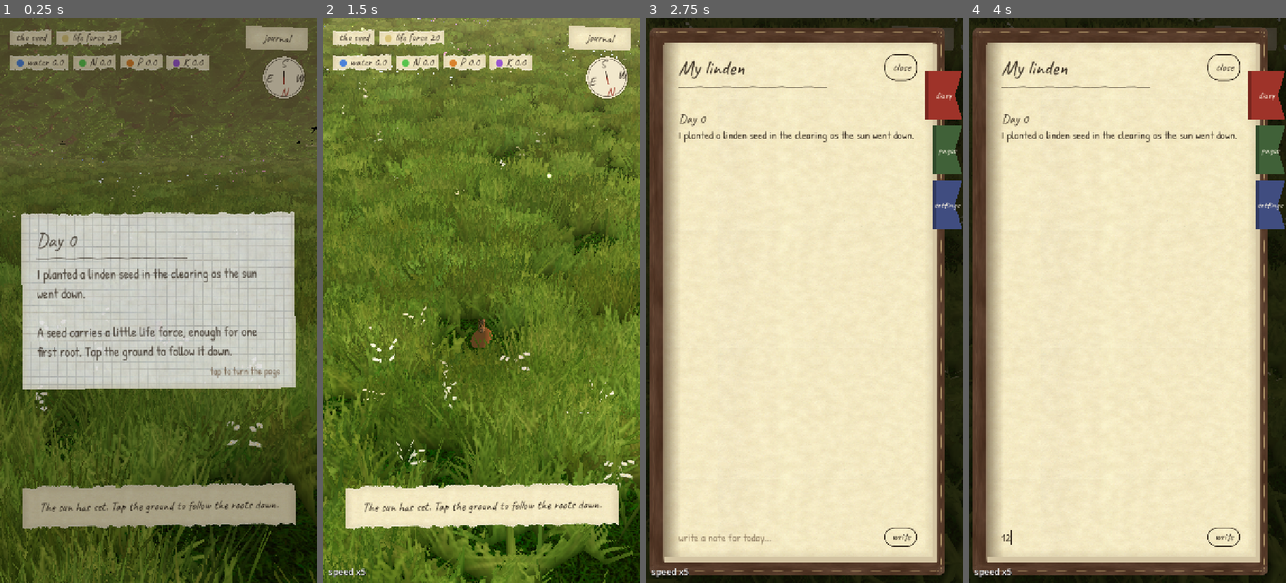
Above: before the commit, frames 1-4 (left to right).
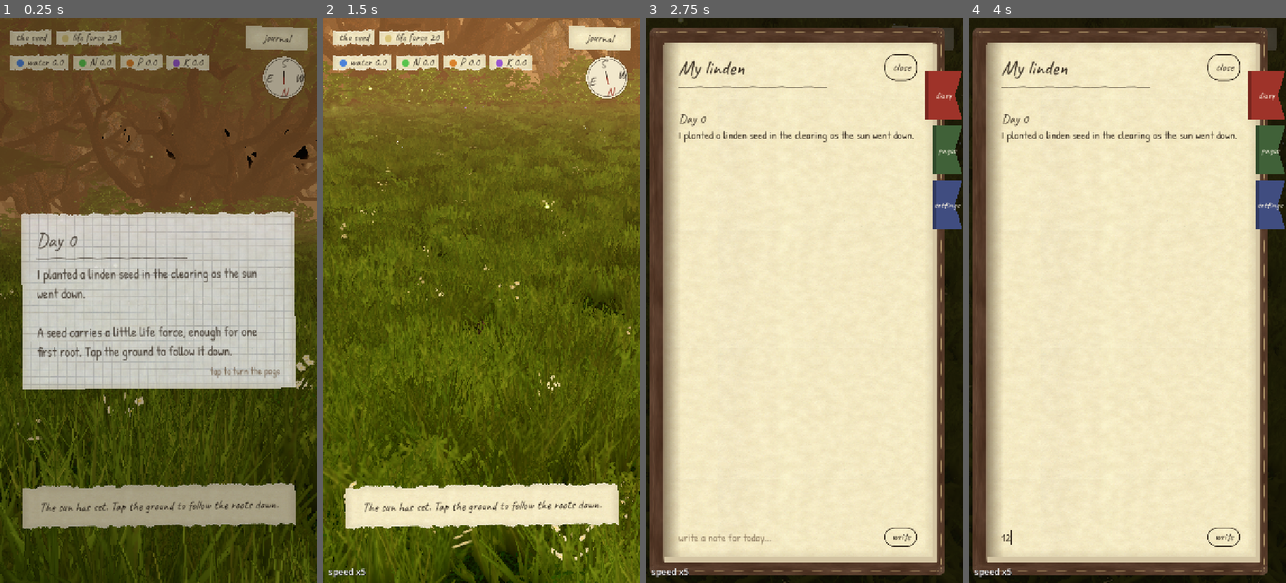
Above: after the commit, the same moments.

Repository: SimonSouleyman/gamdev
Game: Godot game, scene res://main.tscn
The game is run twice, just before and just after one commit, with the same random seed, the same clock (stepped at 60 frames per second) and the same inputs.
Inputs (mouse positions are in pixels of both pictures, inside the frame that each line leads up to):
- Up to frame 1 (0.25 s): no input
- Up to frame 2 (1.5 s): tap Enter at 0.5 s; move the mouse to (551, 272) at 0.52 s; hold Right (ui_right) 0.53-1.25 s; tap T at 0.6 s; click (551, 272) at 0.67 s; tap Space at 0.77, 1.07 s; drag from (418, 328) to (465, 413) at 1.27 s
- Up to frame 3 (2.75 s): move the mouse to (836, 176) at 2.02 s; hold Right (ui_right) from 2.03 s (still down); tap J at 2.1 s
- Up to frame 4 (4 s): release Right (ui_right) at 2.75 s; click (1105, 537) at 2.77 s; type "12" at 2.85 s; click "journal" at 3.5 s

The runs differ from the first frame. In frame 1, 27% of the frame differs, in the area x 0-100%, y 0-100%; in frame 2, 60%; in frame 3, less than 0.1%; in frame 4, less than 0.1%.

Commit message:
QA round 3 (look): a tall forest with bare trunks and shaded depth, golden low-sun light and haze, soft dry and lush meadow patches, shade at the forest edge, sky visible above the trees, softer shadows, fuller hero crown, calmer wet patches and flowers
Co-Authored-By: Claude Opus 5.5 (1M context) <noreply@anthropic.com>

Diff:
--- a/Tree/tree/grass_card.gdshader
+++ b/Tree/tree/grass_card.gdshader
@@ -30,5 +30,5 @@
 	ALPHA_ANTIALIASING_EDGE = 0.3;
 	ROUGHNESS = 0.85;
 	SPECULAR = 0.2;
-	BACKLIGHT = tex.rgb * 0.45 * (1.0 - UV.y);
+	BACKLIGHT = tex.rgb * 0.15 * (1.0 - UV.y);
 }
--- a/Tree/tree/ground.gdshader
+++ b/Tree/tree/ground.gdshader
@@ -26,6 +26,8 @@
 	if (use_texture) {
 		col *= texture(ground_albedo, p * 0.5).rgb * 1.6;
 	}
+	// Shade under the forest edge: the ground darkens toward the trees.
+	col *= mix(1.0, 0.4, smoothstep(16.0, 21.0, length(p)));
 	ALBEDO = col;
 	ROUGHNESS = 0.95;
 	SPECULAR = 0.2;
--- a/Tree/tree/meadow.gd
+++ b/Tree/tree/meadow.gd
@@ -26,7 +26,7 @@
 		var r: float = h["radius"]
 		match str(h["kind"]):
 			"damp":
-				_wet_patch(p, r * 1.2, Color(0.14, 0.22, 0.1), 0.6)
+				_wet_patch(p, r * 1.2, Color(0.1, 0.13, 0.07), 0.8)
 			"rushes":
 				_scatter(p, r, 18, func(q: Vector3) -> void: _blade(q, _rng.randf_range(0.45, 0.8), 0.012, _mats["rush"]))
 			"clover":
--- a/Tree/tree/scenery.gd
+++ b/Tree/tree/scenery.gd
@@ -58,14 +58,14 @@
 ## species, different heights and greens). Broadleaves are grown by the real growth model with
 ## their own shape; the spruce is built directly. Each kind has its own bark and leaf colour.
 const KINDS: Array[Dictionary] = [
-	{"name": "oak", "apical": 0.03, "crown": 12.0, "photo": 0.3, "nodes": 380, "bark": Color(0.42, 0.37, 0.32), "leaf": Color(0.5, 0.62, 0.36), "card": 0.46, "scale": Vector2(1.5, 2.2)},
-	{"name": "beech", "apical": 0.07, "crown": 9.0, "photo": 0.4, "nodes": 340, "bark": Color(0.75, 0.74, 0.7), "leaf": Color(0.66, 0.8, 0.42), "card": 0.42, "scale": Vector2(1.6, 2.3)},
-	{"name": "birch", "apical": 0.22, "crown": 4.5, "photo": 0.45, "nodes": 280, "bark": Color(1.45, 1.42, 1.35), "leaf": Color(0.8, 0.92, 0.5), "card": 0.32, "scale": Vector2(1.6, 2.2)},
-	{"name": "linden", "apical": 0.1, "crown": 12.0, "photo": 0.5, "nodes": 330, "bark": Color(0.55, 0.47, 0.38), "leaf": Color(0.58, 0.72, 0.4), "card": 0.42, "scale": Vector2(1.4, 2.0)},
-	{"name": "spruce", "spruce": true, "bark": Color(0.4, 0.33, 0.28), "leaf": Color(0.36, 0.5, 0.36), "card": 0.55, "scale": Vector2(1.0, 1.6)},
+	{"name": "oak", "apical": 0.03, "crown": 12.0, "photo": 0.3, "nodes": 380, "bark": Color(0.42, 0.37, 0.32), "leaf": Color(0.5, 0.62, 0.36), "card": 0.26, "scale": Vector2(2.6, 3.4)},
+	{"name": "beech", "apical": 0.07, "crown": 9.0, "photo": 0.4, "nodes": 340, "bark": Color(0.75, 0.74, 0.7), "leaf": Color(0.66, 0.8, 0.42), "card": 0.24, "scale": Vector2(2.7, 3.6)},
+	{"name": "birch", "apical": 0.22, "crown": 4.5, "photo": 0.45, "nodes": 280, "bark": Color(1.45, 1.42, 1.35), "leaf": Color(0.8, 0.92, 0.5), "card": 0.2, "scale": Vector2(2.6, 3.4)},
+	{"name": "linden", "apical": 0.1, "crown": 12.0, "photo": 0.5, "nodes": 330, "bark": Color(0.55, 0.47, 0.38), "leaf": Color(0.58, 0.72, 0.4), "card": 0.24, "scale": Vector2(2.5, 3.3)},
+	{"name": "spruce", "spruce": true, "bark": Color(0.4, 0.33, 0.28), "leaf": Color(0.36, 0.5, 0.36), "card": 0.45, "scale": Vector2(1.5, 2.1)},
 ]
 ## Bump when the forest generator changes, so cached meshes are regrown.
-const FOREST_CACHE_VERSION := 7
+const FOREST_CACHE_VERSION := 8
 
 
 func _grow_variant(seed: int, variant: int, bark: Material, leaf: Material) -> ArrayMesh:
@@ -140,7 +140,8 @@
 	var spots: Array[Transform3D] = []
 	var g := sim.graph
 	for id in range(2, g.size()):
-		if g.radii[id] >= 0.05:
+		# Bare lower trunks: leaves only in the upper crown, so the wood has depth and trunks.
+		if g.radii[id] >= 0.05 or g.positions[id].y < 0.35 * sim.height():
 			continue
 		var s: float = kind["card"] * local.randf_range(0.85, 1.2)
 		spots.append(Transform3D(Basis(Vector3.UP, local.randf() * TAU).scaled(Vector3.ONE * s), g.positions[id]))
@@ -188,7 +189,7 @@
 
 
 func _add_leaf_surface(mesh: ArrayMesh, spots: Array[Transform3D], tint: Color, local: RandomNumberGenerator) -> void:
-	var cluster := Foliage.cluster_mesh(5, 1.0, Assets.has_leaf_atlas()).surface_get_arrays(0)
+	var cluster := Foliage.cluster_mesh(8, 1.0, Assets.has_leaf_atlas()).surface_get_arrays(0)
 	var cv: PackedVector3Array = cluster[Mesh.ARRAY_VERTEX]
 	var cn: PackedVector3Array = cluster[Mesh.ARRAY_NORMAL]
 	var cu: PackedVector2Array = cluster[Mesh.ARRAY_TEX_UV]
@@ -272,7 +273,8 @@
 
 const BACKDROP_SHADER := """
 shader_type spatial;
-render_mode cull_front, depth_draw_opaque, fog_disabled;
+render_mode cull_front, depth_draw_opaque, unshaded;
+uniform vec3 tint = vec3(1.0);
 uniform sampler2D noise : filter_linear_mipmap, repeat_enable;
 void fragment() {
 	vec2 uv = vec2(UV.x * 6.0, UV.y);
@@ -283,7 +285,7 @@
 	ALPHA = smoothstep(line, line + 0.06, UV.y);
 	float trunk = smoothstep(0.55, 0.6, texture(noise, vec2(uv.x * 14.0, 0.7)).r) * smoothstep(0.55, 0.8, UV.y);
 	vec3 leaves = mix(vec3(0.07, 0.11, 0.06), vec3(0.16, 0.24, 0.11), crowns);
-	ALBEDO = mix(leaves, vec3(0.1, 0.08, 0.06), trunk * 0.6) * mix(1.0, 0.55, UV.y);
+	ALBEDO = mix(leaves, vec3(0.1, 0.08, 0.06), trunk * 0.6) * mix(1.0, 0.55, UV.y) * tint;
 	ROUGHNESS = 1.0;
 }
 """
@@ -400,8 +402,9 @@
 
 func _build_flowers() -> void:
 	var head := CylinderMesh.new()
-	head.top_radius = 0.018
-	head.bottom_radius = 0.011
+	head.top_radius = 0.011
+	head.bottom_radius = 0.007
+	head.radial_segments = 8
 	head.height = 0.012
 	head.radial_segments = 6
 	head.rings = 1
@@ -420,7 +423,7 @@
 		var center := Vector3(cos(a) * r, 0, sin(a) * r)
 		var col := palette[_rng.randi() % palette.size()]
 		for _f in range(FLOWERS / 60):
-			var p := center + Vector3(_rng.randf_range(-1.2, 1.2), _rng.randf_range(0.1, 0.28), _rng.randf_range(-1.2, 1.2))
+			var p := center + Vector3(_rng.randf_range(-1.2, 1.2), _rng.randf_range(0.04, 0.14), _rng.randf_range(-1.2, 1.2))
 			spots.append(Transform3D(Basis(Vector3.RIGHT, _rng.randf_range(-0.3, 0.3)).scaled(Vector3.ONE * _rng.randf_range(0.7, 1.3)), p))
 			colors.append(col * _rng.randf_range(0.9, 1.05))
 	mm.instance_count = spots.size()
@@ -561,6 +564,7 @@
 		var top := maxf(18.0, camera_pos.y + 14.0)
 		_wall.scale.y = top / 22.0
 		_wall.position.y = top * 0.5 - 2.0
+		(_wall.material_override as ShaderMaterial).set_shader_parameter("tint", Color(0.55, 0.6, 0.55).lerp(sun_color, 0.3) * (0.5 + 0.5 * clampf(h * 3.0, 0.0, 1.0)))
 	# Clouds: drift with the wind, white by day, warm and dim at the low sun.
 	var cloud_col := Color(1.0, 0.72, 0.55).lerp(Color(1, 1, 1), clampf(h * 3.0, 0.0, 1.0))
 	var bright := 0.35 + 0.75 * clampf(h * 2.5, 0.0, 1.0) if day else 0.3
--- a/Tree/tree/tree_view.gd
+++ b/Tree/tree/tree_view.gd
@@ -42,7 +42,7 @@
 ## PI: the camera stands north of the tree and looks south, toward the sun's arc,
 ## so sunrise (east) is on the left as on the sun arc chart.
 var _yaw: float = PI
-var _pitch: float = 0.3
+var _pitch: float = 0.15
 var _zoom: float = 1.0
 var _focus: Vector3 = Vector3(0, 0.6, 0)
 var _distance: float = 4.0
@@ -74,7 +74,7 @@
 
 
 func _ready() -> void:
-	_builder.radius_scale = 2.5
+	_builder.radius_scale = 3.2
 	_build_world()
 	_build_hud()
 	if get_parent() == get_tree().root:
@@ -128,9 +128,9 @@
 	_env.fog_density = 0.007
 	_env.fog_light_color = Color(0.45, 0.55, 0.5)
 	_env.fog_aerial_perspective = 0.85
-	_env.fog_sky_affect = 0.25
+	_env.fog_sky_affect = 0.05
 	_env.adjustment_enabled = true
-	_env.adjustment_saturation = 0.92
+	_env.adjustment_saturation = 1.0
 	_env.adjustment_contrast = 1.05
 	camera.environment = _env
 	add_child(camera)
@@ -294,7 +294,13 @@
 			var basis := Basis(Vector3.UP, rng.randf() * TAU).scaled(Vector3(w, h, w))
 			mm.set_instance_transform(i, Transform3D(basis, Vector3(cos(a) * d, -0.02, sin(a) * d)))
 			var v := rng.randf_range(0.82, 1.12)
-			mm.set_instance_color(i, Color(v * rng.randf_range(0.92, 1.06), v, v * rng.randf_range(0.85, 1.0)))
+			var pos := Vector2(cos(a) * d, sin(a) * d)
+			# Soft patches: dry yellowish, lush and dark green, shade under the forest edge.
+			var dry := clampf(0.5 + 0.5 * sin(pos.x * 0.23 + 1.3) * cos(pos.y * 0.19 - 0.4), 0.0, 1.0)
+			var col := Color(v, v, v).lerp(Color(1.15 * v, 1.05 * v, 0.6 * v), dry * 0.55)
+			if d > 16.0:
+				col = col.darkened(clampf((d - 16.0) / 5.0, 0.0, 0.55))
+			mm.set_instance_color(i, col)
 
 
 ## A soft four-pointed sparkle, drawn once into a small texture.
@@ -461,13 +467,13 @@
 	# Leaf clusters on every living twig (thin wood), so the crown fills out, not just the tips.
 	var spots := PackedInt32Array()
 	for id in range(2, g.size()):
-		if g.radii[id] < 0.03 and not g.get_flag(id, "dead", false):
+		if g.radii[id] < 0.04 and not g.get_flag(id, "dead", false):
 			spots.append(id)
 	var mm := _leaves.multimesh
 	mm.instance_count = spots.size()
 	var rng := RandomNumberGenerator.new()
 	rng.seed = hash([state.seed, "leaf clusters"])
-	var grow := 1.0 + state.sim.height() * 0.06
+	var grow := 1.0 + state.sim.height() * 0.1
 	for i in range(spots.size()):
 		var id := spots[i]
 		var s := (0.08 + 0.05 * rng.randf()) * grow
@@ -521,17 +527,20 @@
 	_sun_light.light_energy = maxf(0.9, 0.45 + 1.4 * minf(clock.light_level(), 1.6)) if h > 0.0 else 0.55
 	_sun_light.shadow_enabled = h > 0.03
 	_sun_light.shadow_blur = 2.5
+	_sun_light.shadow_opacity = 0.8
 	_sun_light.light_color = Color(1.0, 0.68, 0.42).lerp(Color(1.0, 0.96, 0.9), clampf(h * 2.5, 0.0, 1.0))
 	var k := clampf(h * 3.0, 0.0, 1.0)
 	_scenery.update(get_process_delta_time(), h > 0.0, h, _sun_light.light_color, state.sim.height(), camera.global_position)
 	# The sky glows brighter near the horizon hours, and the haze takes the sun's colour.
-	_sky_mat.energy_multiplier = 1.0 + 0.8 * (1.0 - k) + (0.35 if clock.boost_active else 0.0)
-	_env.fog_light_color = Color(0.45, 0.55, 0.5).lerp(_sun_light.light_color * 0.8, 0.5 * (1.0 - k))
+	# A low sun: a bright golden sky and haze, the ground in raking light (the reference photos).
+	_sky_mat.energy_multiplier = 1.0 + 2.2 * (1.0 - k) + (0.35 if clock.boost_active else 0.0)
+	_env.fog_light_color = Color(0.45, 0.55, 0.5).lerp(_sun_light.light_color * 0.9, 0.8 * (1.0 - k))
+	_env.fog_sun_scatter = 0.35 * (1.0 - k)
 	# The eye adapts: a low sun and the dusk are exposed brighter, so the tree stays readable.
-	_env.tonemap_exposure = 1.1 + 1.1 * (1.0 - k)
+	_env.tonemap_exposure = 1.1 + 0.6 * (1.0 - k)
 	# Never too dark by day: the dawn burst must be seen.
 	# Brighter dusk (Simon: the start at sunset was too dark).
-	_env.ambient_light_energy = (1.6 - 0.2 * k) if state.phase == GameState.Phase.DAY else 1.5
+	_env.ambient_light_energy = (0.9 + 0.6 * k) if state.phase == GameState.Phase.DAY else 1.1
 
 
 # --- camera -----------------------------------------------------------------
